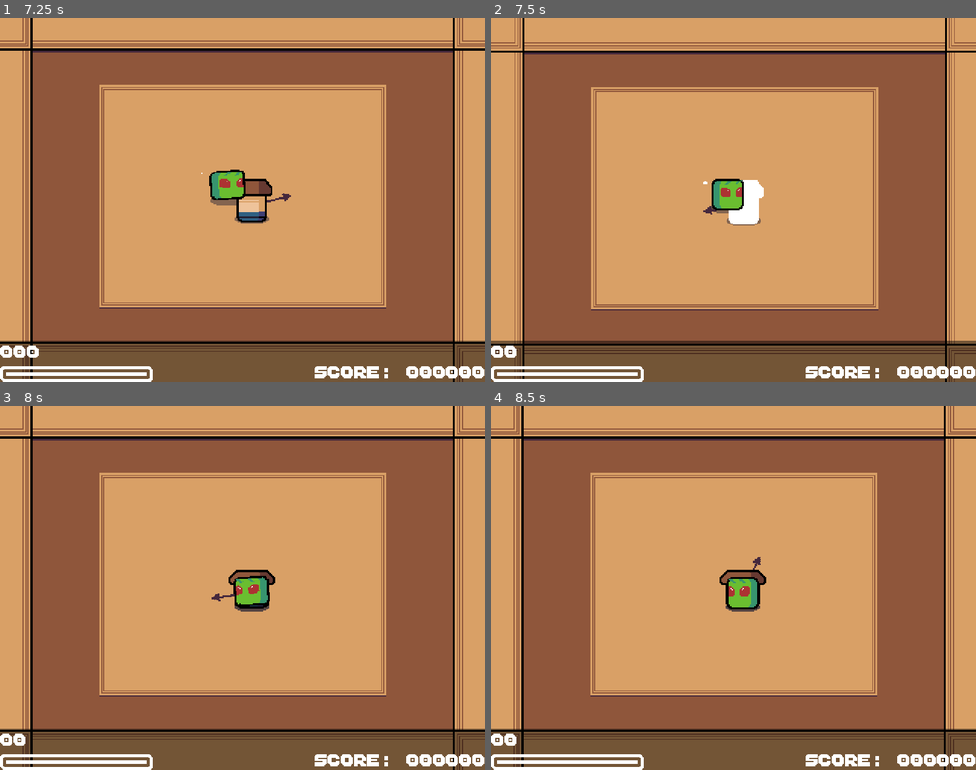
Above: before the commit, frames 1-4 (two rows, left to right).
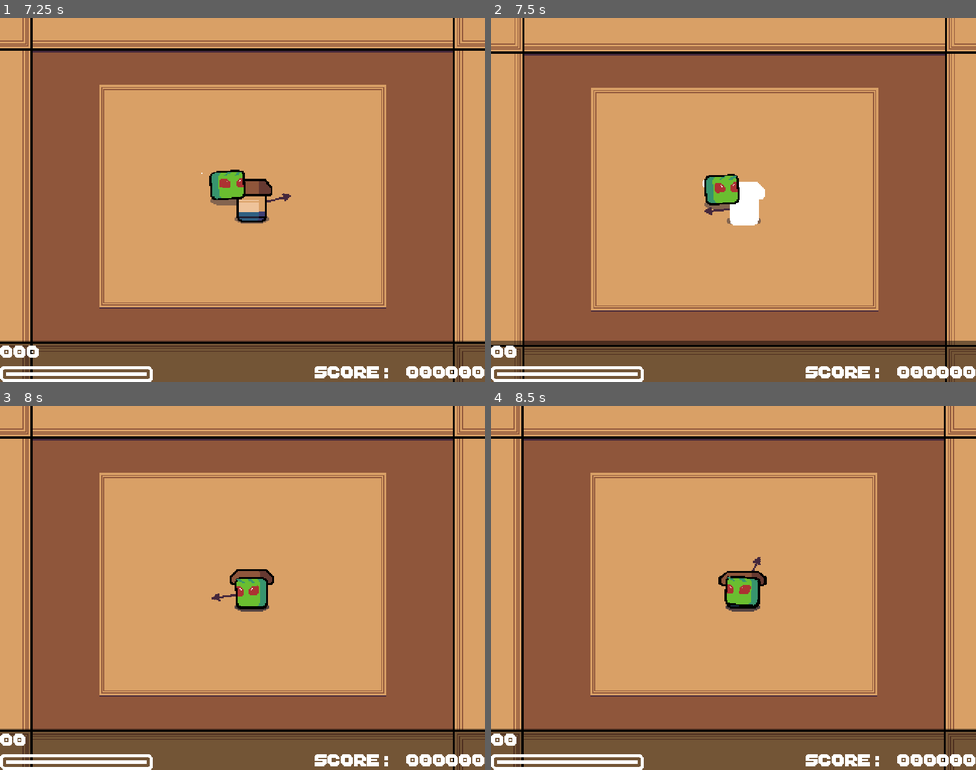
Above: after the commit, the same moments.

Repository: NexusrexDev/Bushidash
Game: Godot game, scene res://World/nex_logo.tscn
Two runs of this game, one before a commit and one after it. Both use one fixed random seed, a clock stepped at 60 frames per second and the inputs below.
Inputs (mouse positions are in pixels of both pictures, inside the frame that each line leads up to):
- Up to frame 1 (7.25 s): tap Enter at 0.5, 2.75, 3.5 s; move the mouse to (349, 181) at 0.52 s; move the mouse to (145, 218) at 1.27 s; tap Space at 2 s; move the mouse to (291, 119) at 2.02 s; move the mouse to (218, 272) at 2.77 s; move the mouse to (388, 254) at 3.52 s; move the mouse to (97, 145) at 4.27 s; move the mouse to (266, 200) at 5.02 s; move the mouse to (169, 109) at 5.77 s; move the mouse to (349, 181) at 6.52 s
- Up to frame 2 (7.5 s): move the mouse to (636, 218) at 7.27 s
- Up to frame 3 (8 s): no input
- Up to frame 4 (8.5 s): move the mouse to (782, 507) at 8.02 s

Frame 1 is identical in both runs. In frame 2, 7.2% of the frame differs, in the area x 0-100%, y 6-93%; in frame 3, 0.2%; in frame 4, 0.3%.

Commit message:
README and light modifications.

Diff:
--- a/Player/player.gd
+++ b/Player/player.gd
@@ -103,7 +103,7 @@
 	if hp > 1:
 		hp -= 1
 		GameManager.reset_combo()
-		GameManager.hitstop(0.1, 0.1)
+		GameManager.hitstop(0.1, 0.25)
 		GameManager.screen_shake(4)
 		_iframes_timer.start()
 		SoundManager.play_sfx(_hit_sfx)
--- a/UI/game_over.tscn
+++ b/UI/game_over.tscn
@@ -45,8 +45,8 @@
 
 [sub_resource type="Animation" id="Animation_gsggv"]
 resource_name = "gameover"
-length = 2.4
-step = 0.2
+length = 2.6
+step = 0.1
 tracks/0/type = "value"
 tracks/0/imported = false
 tracks/0/enabled = true
@@ -78,7 +78,7 @@
 tracks/2/interp = 1
 tracks/2/loop_wrap = true
 tracks/2/keys = {
-"times": PackedFloat32Array(1.4, 2.3, 2.4),
+"times": PackedFloat32Array(1.4, 2.5, 2.6),
 "transitions": PackedFloat32Array(0, 0, 1),
 "update": 0,
 "values": [Color(1, 1, 1, 1), Color(0.270588, 0.156863, 0.235294, 1), Color(0.133333, 0.12549, 0.203922, 1)]
@@ -90,7 +90,7 @@
 tracks/3/interp = 1
 tracks/3/loop_wrap = true
 tracks/3/keys = {
-"times": PackedFloat32Array(0, 2.4),
+"times": PackedFloat32Array(0, 2.6),
 "transitions": PackedFloat32Array(1, 1),
 "values": [{
 "args": [],
Binary file added: gameplaysample.webp
Not shown, added: .github/FUNDING.yml
Not shown, added: README.md
